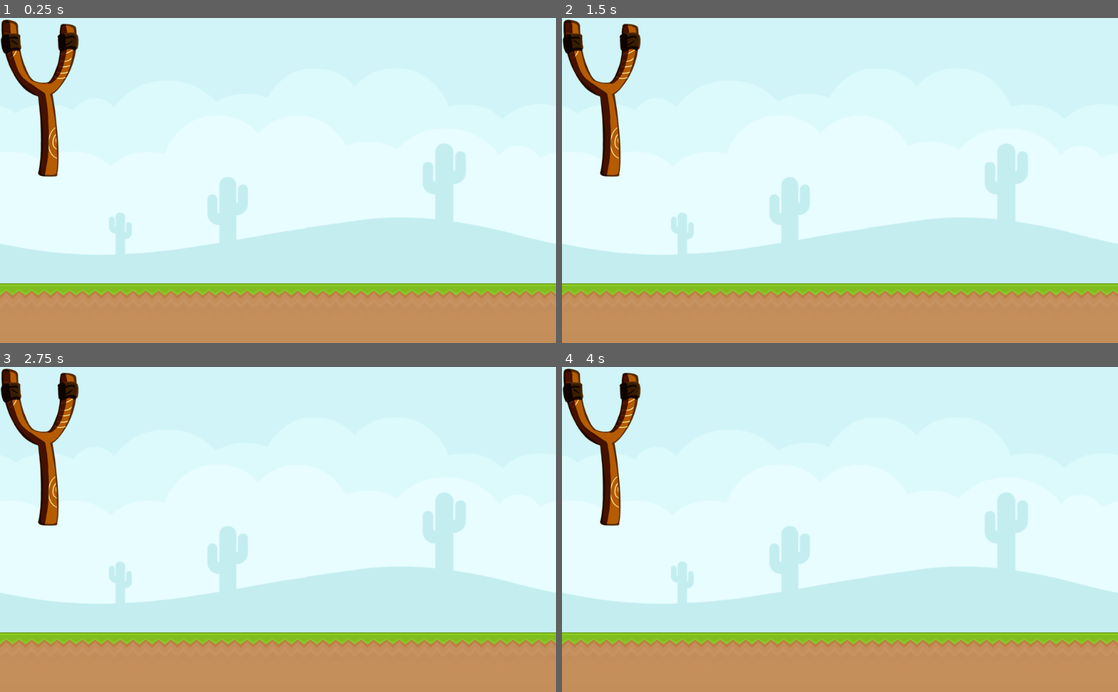
Above: before the commit, frames 1-4 (two rows, left to right).
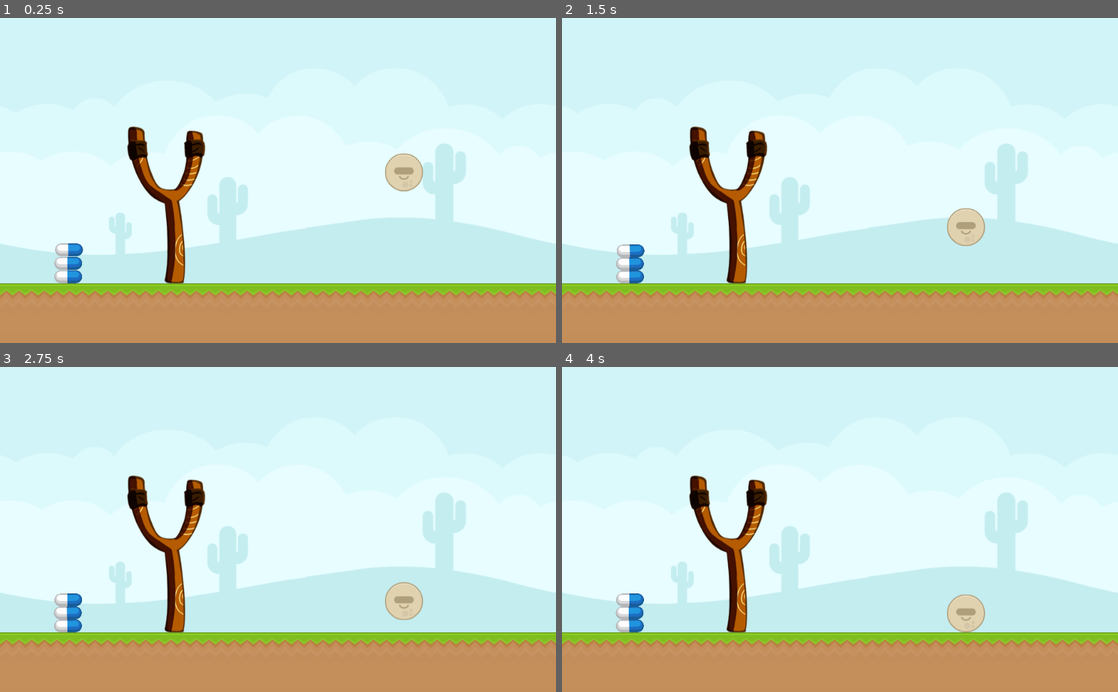
Above: after the commit, the same moments.

Repository: kleimaj/slingshot
Game: Godot game, scene res://Scenes/Level.tscn
Two runs of this game, one before a commit and one after it. Both use one fixed random seed, a clock stepped at 60 frames per second and the inputs below.
Inputs (mouse positions are in pixels of both pictures, inside the frame that each line leads up to):
- Up to frame 1 (0.25 s): no input
- Up to frame 2 (1.5 s): move the mouse to (962, 164) at 0.52 s; click (962, 164) at 0.67 s; drag from (728, 196) to (812, 245) at 1.27 s
- Up to frame 3 (2.75 s): move the mouse to (333, 458) at 2.02 s; click (333, 458) at 2.17 s
- Up to frame 4 (4 s): tap Enter at 2.75 s; drag from (812, 594) to (673, 480) at 2.77 s; move the mouse to (1006, 578) at 3.52 s; click (1006, 578) at 3.67 s

The runs differ from the first frame. In frame 1, 5.6% of the frame differs, in the area x 0-77%, y 0-82%; in frame 2, 5.5%; in frame 3, 5.5%; in frame 4, 5.5%.

Commit message:
implements loading projectile

Diff:
--- a/Objects/Projectile.tscn
+++ b/Objects/Projectile.tscn
@@ -7,9 +7,10 @@
 radius = 61.1049
 height = 142.502
 
-[node name="Projectile" type="RigidBody2D"]
+[node name="Projectile" type="RigidBody2D" groups=[
+"projectiles",
+]]
 input_pickable = true
-mode = 1
 script = ExtResource( 1 )
 __meta__ = {
 "_edit_group_": true
@@ -31,7 +32,7 @@
 shape = SubResource( 1 )
 
 [node name="Camera2D" type="Camera2D" parent="."]
-current = true
+visible = false
 drag_margin_h_enabled = true
 drag_margin_v_enabled = true
 smoothing_enabled = true
--- a/Objects/Slingshot.gd
+++ b/Objects/Slingshot.gd
@@ -1,7 +1,16 @@
 extends Node2D
 
-func load_projectile(projectile):
+var current_projectile = null
+onready var projectiles = get_tree().get_nodes_in_group("projectile")
+
+func load_projectile():
+	if len(projectiles) > 0:
+		current_projectile = projectiles.pop_back()
+
+func launch_projectile(proj, launch_impulse):
 	pass
 
-func launch_projectile(proj):
-	pass
+func _unhandled_input(event):
+	if event is InputEventMouseButton:
+		if event.pressed and event.button_index == BUTTON_LEFT:
+			load_projectile()
--- a/Objects/Slingshot.tscn
+++ b/Objects/Slingshot.tscn
@@ -3,9 +3,12 @@
 [ext_resource path="res://GFX/slingshot.png" type="Texture" id=1]
 [ext_resource path="res://Objects/Slingshot.gd" type="Script" id=2]
 
-[node name="Node2D" type="Node2D"]
+[node name="Slingshot" type="Node2D"]
 script = ExtResource( 2 )
 
 [node name="Sprite" type="Sprite" parent="."]
 texture = ExtResource( 1 )
 centered = false
+
+[node name="RestPosition" type="Position2D" parent="."]
+position = Vector2( 75.2049, 65.664 )
--- a/Scenes/Level.tscn
+++ b/Scenes/Level.tscn
@@ -1,11 +1,12 @@
-[gd_scene load_steps=9 format=2]
+[gd_scene load_steps=10 format=2]
 
 [ext_resource path="res://GFX/kenney_physicsAssets_v2/Spritesheet/spritesheet_tiles.png" type="Texture" id=1]
 [ext_resource path="res://GFX/kenney_physicsAssets_v2/PNG/Backgrounds/blue_desert.png" type="Texture" id=2]
 [ext_resource path="res://GFX/terrain2.png" type="Texture" id=3]
 [ext_resource path="res://GFX/terrain-cover.png" type="Texture" id=4]
 [ext_resource path="res://Objects/Enemy.tscn" type="PackedScene" id=5]
-[ext_resource path="res://GFX/slingshot.png" type="Texture" id=6]
+[ext_resource path="res://Objects/Slingshot.tscn" type="PackedScene" id=6]
+[ext_resource path="res://Objects/Projectile.tscn" type="PackedScene" id=7]
 
 [sub_resource type="ConvexPolygonShape2D" id=1]
 points = PoolVector2Array( 0, 0, 70, 0, 70, 70, 0, 70 )
@@ -77,9 +78,6 @@
 
 [node name="Level" type="Node"]
 
-[node name="Enemy" parent="." instance=ExtResource( 5 )]
-position = Vector2( 744, 282 )
-
 [node name="Environment" type="Node2D" parent="."]
 __meta__ = {
 "_edit_group_": true,
@@ -109,8 +107,19 @@
 scale = Vector2( 17.492, 1 )
 texture = ExtResource( 4 )
 
-[node name="Node2D" type="Node2D" parent="."]
+[node name="Slingshot" parent="." instance=ExtResource( 6 )]
+position = Vector2( 233.085, 197.408 )
 
-[node name="Sprite" type="Sprite" parent="Node2D"]
-texture = ExtResource( 6 )
-centered = false
+[node name="Enemy" parent="." instance=ExtResource( 5 )]
+position = Vector2( 744, 282 )
+
+[node name="Projectiles" type="Node2D" parent="."]
+
+[node name="Projectile" parent="Projectiles" instance=ExtResource( 7 )]
+position = Vector2( 118.928, 473.825 )
+
+[node name="Projectile2" parent="Projectiles" instance=ExtResource( 7 )]
+position = Vector2( 118.928, 448.463 )
+
+[node name="Projectile3" parent="Projectiles" instance=ExtResource( 7 )]
+position = Vector2( 120.263, 423.642 )
